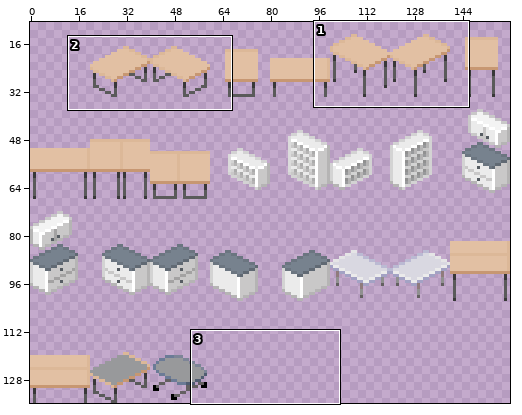
A sprite sheet gets an edit: tileset/table.png. Above: a wide view before the commit, with the close-up outlined.
Close-up. First the earlier version:
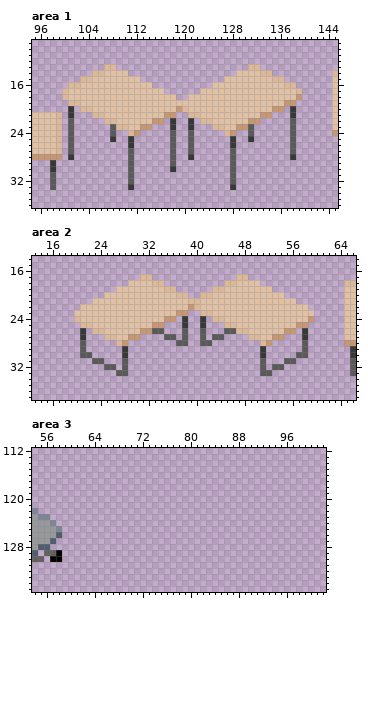
The file is 160x136 pixels. Colours within 5 levels of each other are drawn and written as one. Shown: area 1: x 95..145, y 9..36; area 2: x 13..66, y 14..37; area 3: x 54..102, y 112..135. The wide view leaves out empty margins.
Once edited:
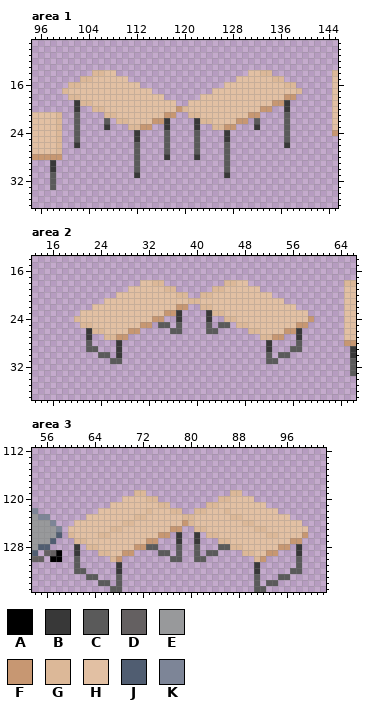
Palette (. is transparent): A #000000  B #383838  C #5a5a5a  D #646061  E #98999b  F #c79772  G #dcb898  H #e2c0a3  J #505d71  K #7d8597
Commit: Adding skinny tables, outer walls/windows
The edit:
Area 1:
y 13: x 107..108 GG -> ..; x 131..132 GG -> ..
y 14: x 109..110 HH -> ..; x 129..130 HH -> ..
y 15: x 111..112 HH -> ..; x 127..128 HH -> ..
y 16: x 113..114 HH -> ..; x 125..126 HH -> ..
y 17: x 115..116 HH -> ..; x 123..124 HH -> ..
y 18: x 100..102 GHH -> .GG; x 117..118 HH -> ..; x 121..122 HH -> ..; x 137..139 HHF -> FF.
y 19: x 101..104 GGHH -> .BGG; x 119..120 HH -> ..; x 135..138 HHFF -> FFB.
y 20: x 101..106 B.GGHH -> .B..GG; x 133..138 HHFF.B -> FF..B.
y 21: x 101..102 B. -> .C; x 105..108 GGHH -> ..GG; x 131..134 HHFF -> FF..; x 137..138 .B -> C.
y 22: x 101..102 C. -> .C; x 107..110 GGHH -> C.GG; x 117..118 .B -> B.; x 121..122 B. -> .B; x 129..132 HHFF -> FF.C; x 137..138 .C -> C.
y 23: x 101..102 C. -> .C; x 107..112 .CGGHH -> B...GG; x 117..118 .B -> B.; x 121..122 B. -> .B; x 127..132 HHFFC. -> FF...B; x 137..138 .C -> C.
y 24: x 101..102 C. -> .C; x 108 C -> .; x 111..112 GF -> .B; x 117..118 .C -> C.; x 121..122 C. -> .C; x 127..128 GF -> B.; x 131 C -> .; x 137..138 .C -> C.
y 25: x 101..102 C. -> .C; x 108 B -> .; x 111..112 B. -> .B; x 117..118 .C -> C.; x 121..122 C. -> .C; x 127..128 .B -> B.; x 131 B -> .; x 137..138 .C -> C.
y 26: x 101..102 C. -> .B; x 111..112 B. -> .C; x 117..118 .C -> C.; x 121..122 C. -> .C; x 127..128 .B -> C.; x 137..138 .C -> B.
y 27: x 101 C -> .; x 111..112 C. -> .C; x 117..118 .C -> C.; x 121..122 C. -> .C; x 127..128 .C -> C.; x 138 C -> .
y 28: x 101 B -> .; x 111..112 C. -> .C; x 117..118 .C -> B.; x 121..122 B. -> .B; x 127..128 .C -> C.; x 138 B -> .
y 29: x 111..112 C. -> .C; x 118 C -> .; x 127..128 .C -> C.
y 30: x 111..112 C. -> .C; x 118 B -> .; x 127..128 .C -> C.
y 31: x 111..112 C. -> .B; x 127..128 .C -> B.
y 32: x 111 C -> .; x 128 C -> .
y 33: x 111 B -> .; x 128 B -> .
Area 2:
y 17: x 31..32 GG -> ..; x 47..48 GG -> ..
y 18: x 29..30 HH -> ..; x 49..50 HH -> ..
y 19: x 27..28 HH -> ..; x 51..52 HH -> ..
y 20: x 25..26 HH -> ..; x 53..54 HH -> ..
y 21: x 23..24 HH -> ..; x 55..56 HH -> ..
y 22: x 21..22 HH -> ..; x 37..42 HHFGHH -> FF..GG; x 57..58 HH -> ..
y 23: x 20 H -> .; x 35..38 HHFF -> FFB.; x 41..44 GGHH -> .BGG; x 59 H -> .
y 24: x 33..38 HHFF.B -> FF..B.; x 41..46 B.GGHH -> .B..GG
y 25: x 31..35 HHFF. -> FF.CC; x 37..38 .B -> C.; x 41..42 B. -> .C; x 44..48 .GGHH -> CC.GG
y 26: x 21..22 B. -> .B; x 29..34 HHFFCC -> FF....; x 36..38 ..C -> CC.; x 41..43 C.. -> .CC; x 45..50 CCGGHH -> ....GG; x 57..58 .B -> B.
y 27: x 21..22 B. -> .B; x 27..30 HHFF -> FF..; x 35..36 CC -> ..; x 38 C -> .; x 41 C -> .; x 43..44 CC -> ..; x 49..52 GGHH -> ..GG; x 57..58 .B -> B.
y 28: x 21..22 C. -> .C; x 27..28 GF -> B.; x 37..38 CC -> ..; x 41..42 CC -> ..; x 51..52 GF -> .B; x 57..58 .C -> C.
y 29: x 21..23 C.. -> .CC; x 27..28 .B -> B.; x 51..52 B. -> .B; x 56..58 ..C -> CC.
y 30: x 21..22 CC -> ..; x 24..25 .. -> CC; x 27..28 .B -> B.; x 51..52 B. -> .C; x 54..55 .. -> CC; x 57..58 CC -> ..
y 31: x 23..24 CC -> ..; x 26..28 ..C -> CC.; x 51..53 C.. -> .CC; x 55..56 CC -> ..
y 32: x 25..26 CC -> ..; x 28 C -> .; x 51 C -> .; x 53..54 CC -> ..
y 33: x 27..28 CC -> ..; x 51..52 CC -> ..
Area 3:
y 119: x 71..72 .. -> GG; x 87..88 .. -> GG
y 120: x 69..74 ...... -> HHHHGG; x 85..90 ...... -> GGHHHH
y 121: x 67..76 .......... -> HHHHHHHHGG; x 83..92 .......... -> GGHHHHHHHH
y 122: x 65..78 .............. -> HHHHHHHHGHHHGG; x 81..94 .............. -> GGHHHGHHHHHHHH
y 123: x 63..96 .................................. -> HHHHHHHHGGHHHHHHGGHHHHHHGGHHHHHHHH
y 124: x 61..98 ...................................... -> HHHHHHHHGGHHHHHHHHFGHHHHHHHHGGHHHHHHHH
y 125: x 60..78 ................... -> HHHHHHHGGHHHHHHHHFF; x 81..99 ................... -> GGHHHHHHHHGGHHHHHHH
y 126: x 60..76 ................. -> GHHHHGGHHHHHHHHFF; x 78 . -> B; x 81 . -> B; x 83..99 ................. -> GGHHHHHHHHGGHHHHF
y 127: x 61..74 .............. -> GGHHHHHHHHHHFF; x 78 . -> B; x 81 . -> B; x 85..98 .............. -> GGHHHHHHHHHHFF
y 128: x 61 . -> B; x 63..74 ............ -> GGHHHHHHFFCC; x 78 . -> C; x 81 . -> C; x 85..96 ............ -> CCGGHHHHHHFF; x 98 . -> B
y 129: x 61 . -> B; x 65..70 ...... -> GGHHFF; x 75..76 .. -> CC; x 78 . -> C; x 81 . -> C; x 83..84 .. -> CC; x 89..94 ...... -> GGHHFF; x 98 . -> B
y 130: x 61 . -> C; x 67..68 .. -> GF; x 77..78 .. -> CC; x 81..82 .. -> CC; x 91..92 .. -> GF; x 98 . -> C
y 131: x 61 . -> C; x 68 . -> B; x 91 . -> B; x 98 . -> C
y 132: x 61..62 .. -> CC; x 68 . -> B; x 91 . -> B; x 97..98 .. -> CC
y 133: x 63..64 .. -> CC; x 68 . -> C; x 91 . -> C; x 95..96 .. -> CC
y 134: x 65..66 .. -> CC; x 68 . -> C; x 91 . -> C; x 93..94 .. -> CC
y 135: x 67..68 .. -> CC; x 91..92 .. -> CC
Boxes around the changes in both close-ups, in picture pixels (x1, y1, x2, y2):
changed: (62, 64, 302, 190)
changed: (74, 274, 314, 376)
added: (68, 490, 308, 592)
